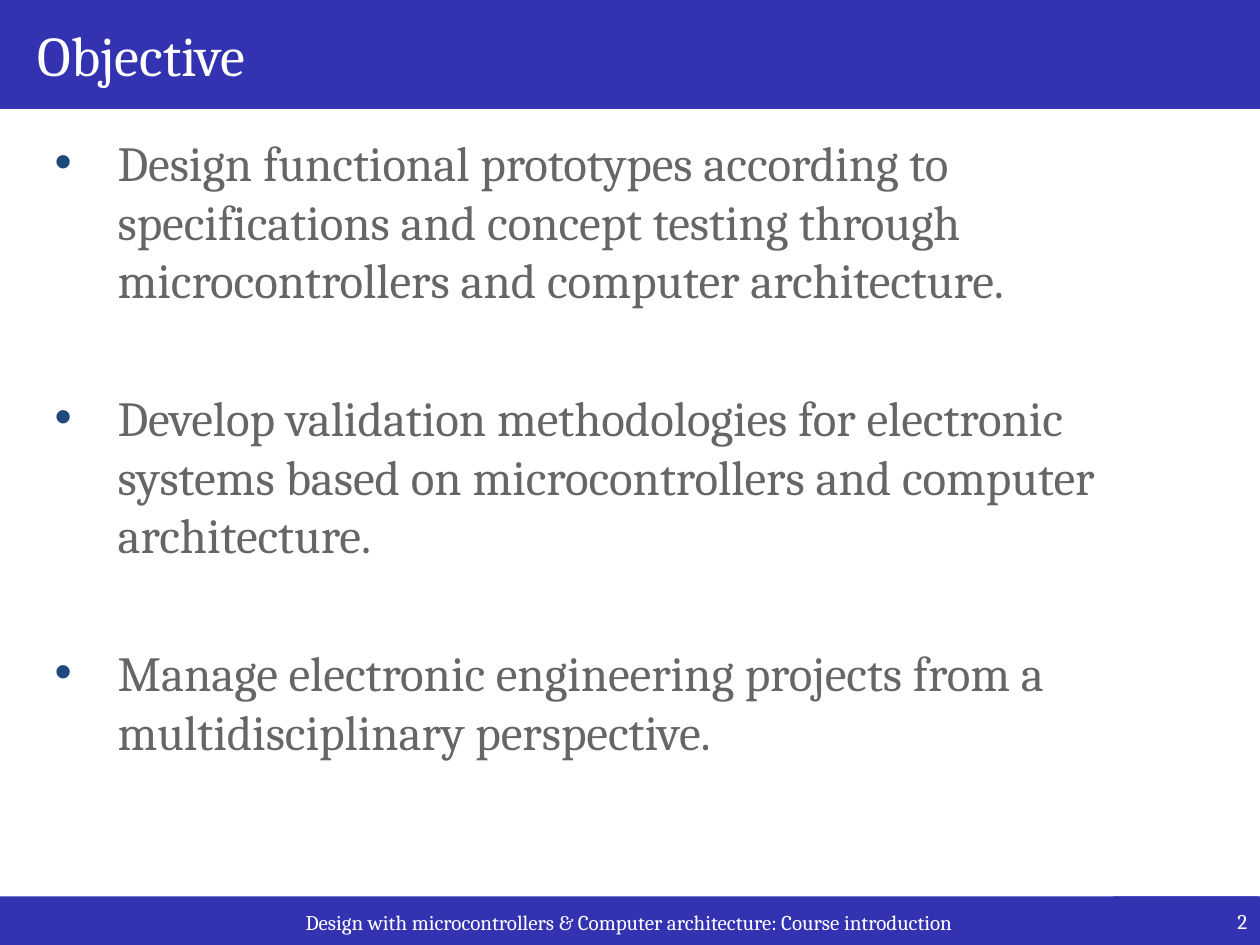
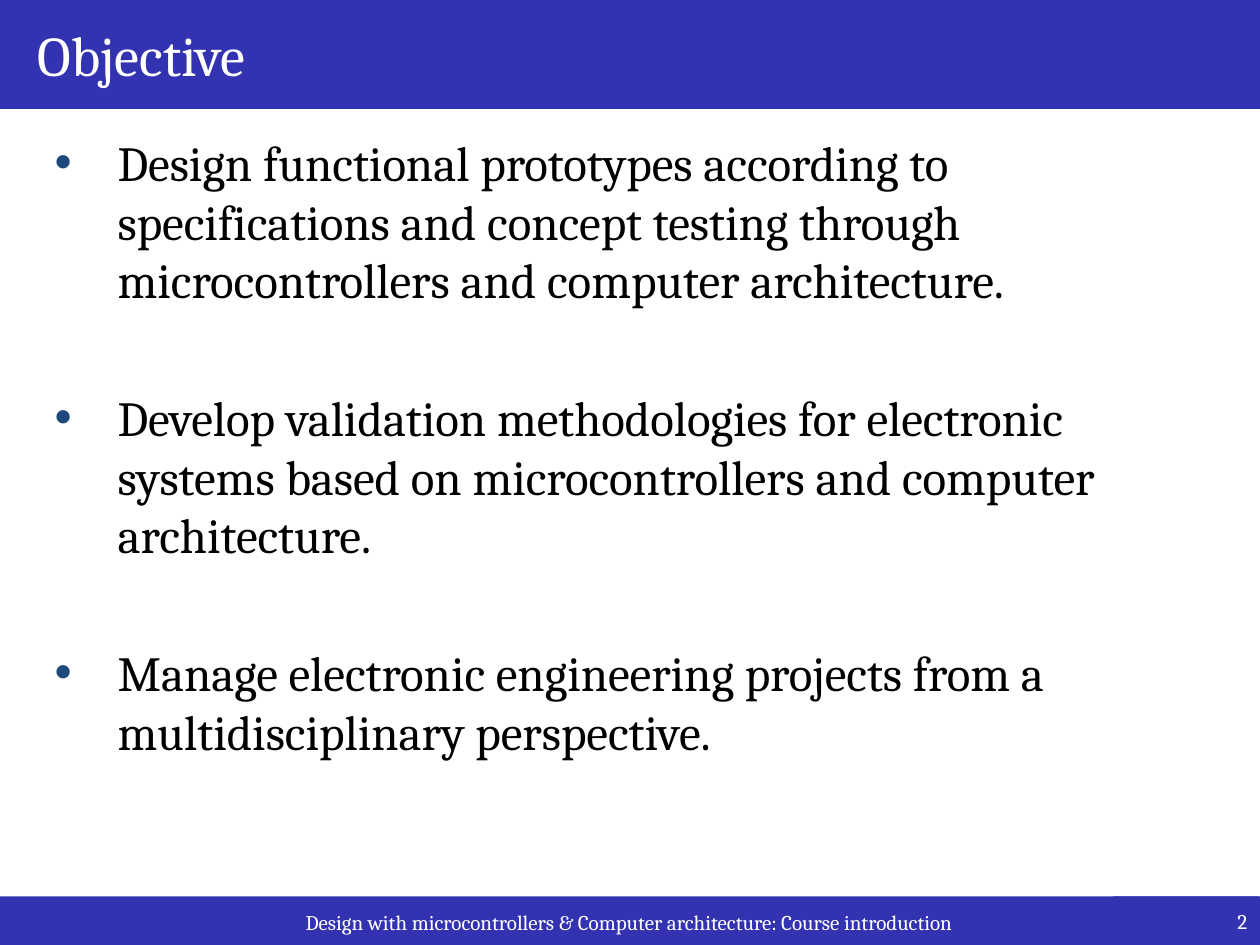
Before and after one commit to iperezan-itesm/05-TC2009B-Aug2021, a slide deck: slide 2 of lectures/weekly_slides/M0_CourseIntro/M0_CourseIntro.pptx. Drawn at 1260x945 pixels with LibreOffice and Linux fonts; fonts in the diff are those of the drawing. Boxes give left, top, right and bottom in pixels: in the first picture for what was removed or moved away, otherwise in the second. Text is boxed around its words. In the diff, an @@ line names an element or a change of style, - is before the commit and + after.

```diff
--- a/lectures/weekly_slides/M0_CourseIntro/M0_CourseIntro.pptx
+++ b/lectures/weekly_slides/M0_CourseIntro/M0_CourseIntro.pptx
@@ text "Design functional prototypes according to ..." at box(118, 146, 1095, 761): text colour #666666 to #000000 @@
```
Also in this commit, not shown: 1 other slide changed, 2 other files.
